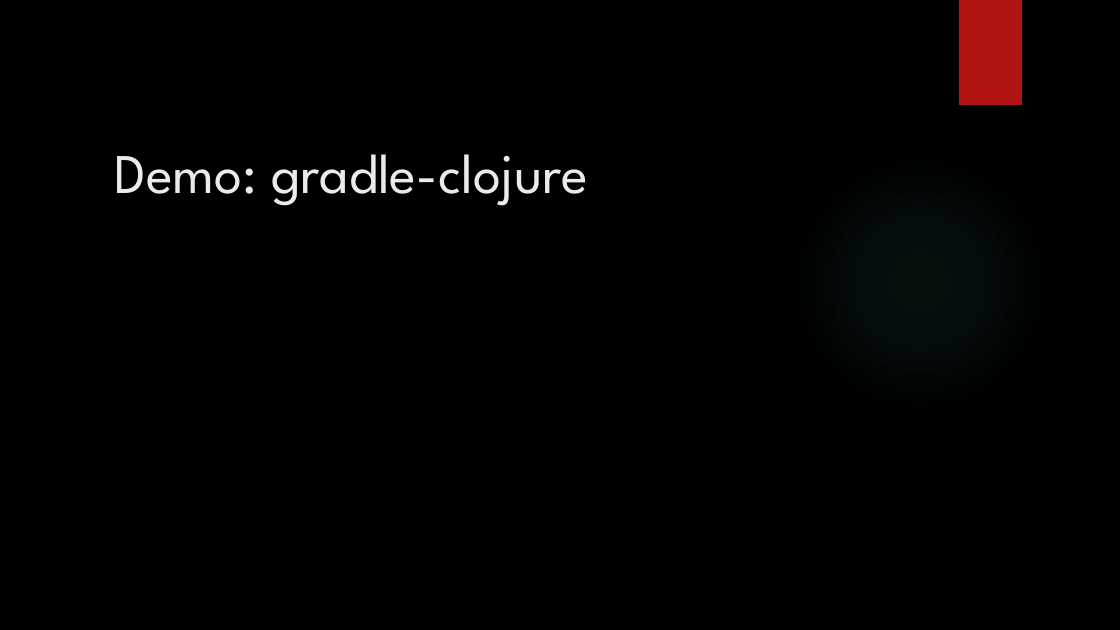
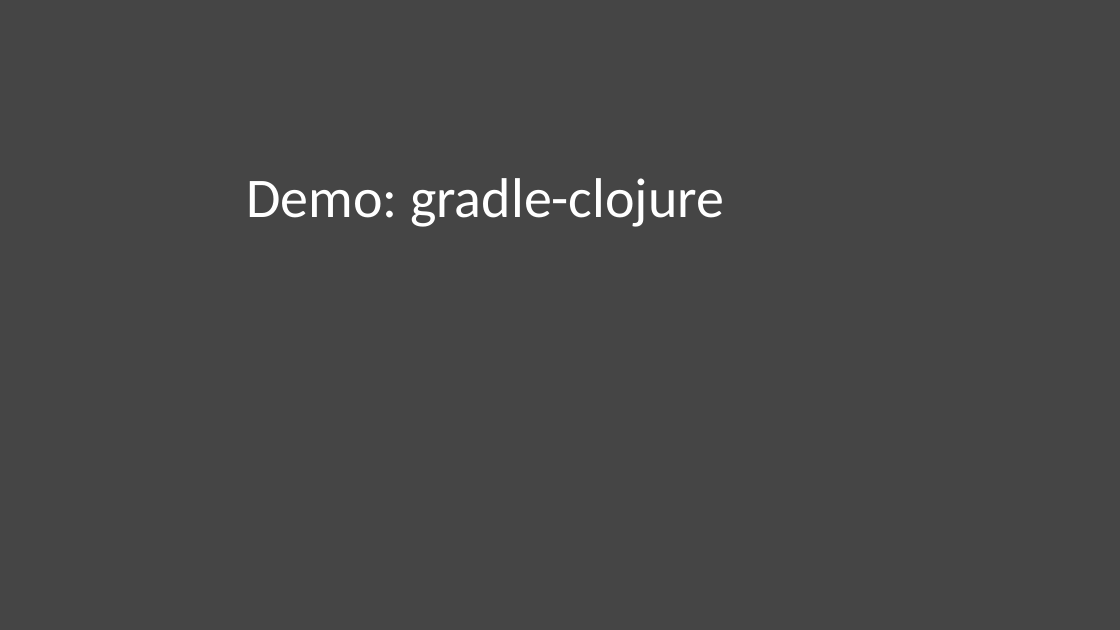
Before and after one commit to clojuremn/gradle-clojure-talk, a slide deck: slide 13 of gradle-clojure.pptx. Drawn at 1120x630 pixels with LibreOffice and Linux fonts; fonts in the diff are those of the drawing; background and template pictures are left out. Boxes give left, top, right and bottom in pixels: in the first picture for what was removed or moved away, otherwise in the second. Text is boxed around its words. In the diff, an @@ line names an element or a change of style, - is before the commit and + after.

Commit message:
theme change

```diff
--- a/gradle-clojure.pptx
+++ b/gradle-clojure.pptx
@@ background picture (left out) to #454545 @@
@@ rectangle removed at [959, 0, 1022, 105] @@
@@ title "Demo: gradle-clojure": place and size @@
-title "Demo: gradle-clojure" at [114, 154, 588, 206]
+title "Demo: gradle-clojure" at [246, 178, 724, 227]
@@ title "Demo: gradle-clojure" at [246, 178, 724, 227]: font League Spartan to Calibri, text colour #EBEBEB to #FFFFFF; line spacing 1 to 0.9; vertical alignment top to middle @@
@@ ellipse removed at [791, 154, 1049, 413] @@
```
Also in this commit, not shown: 13 other slides changed.
